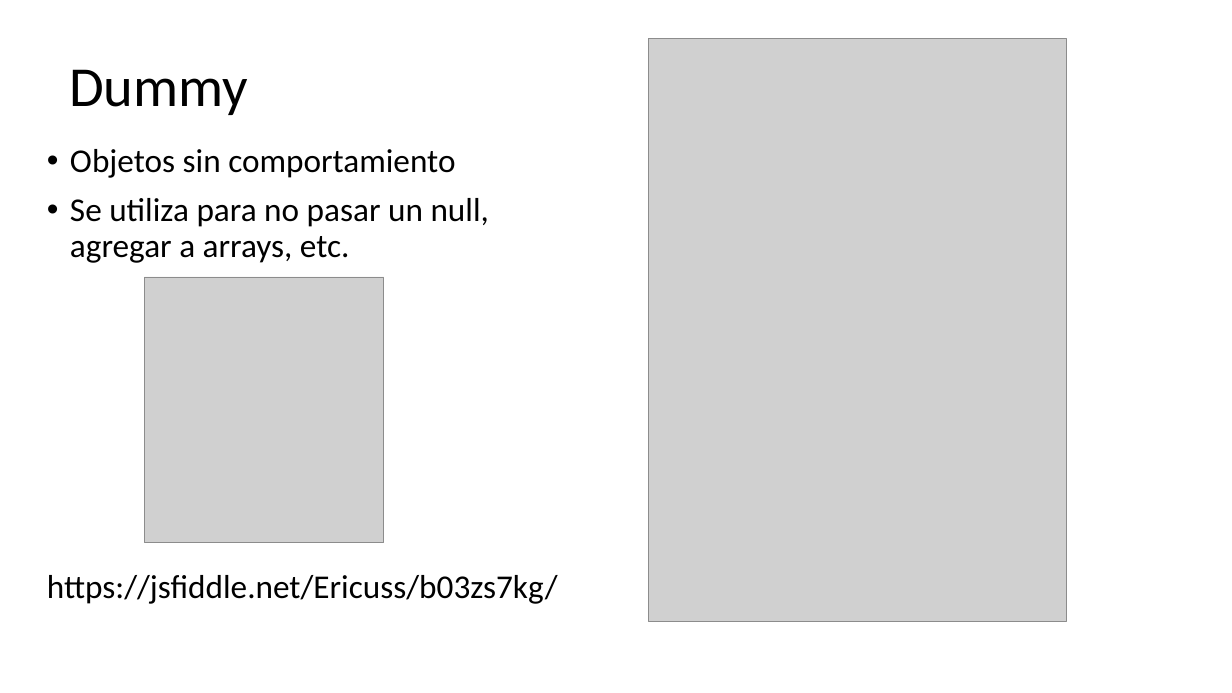
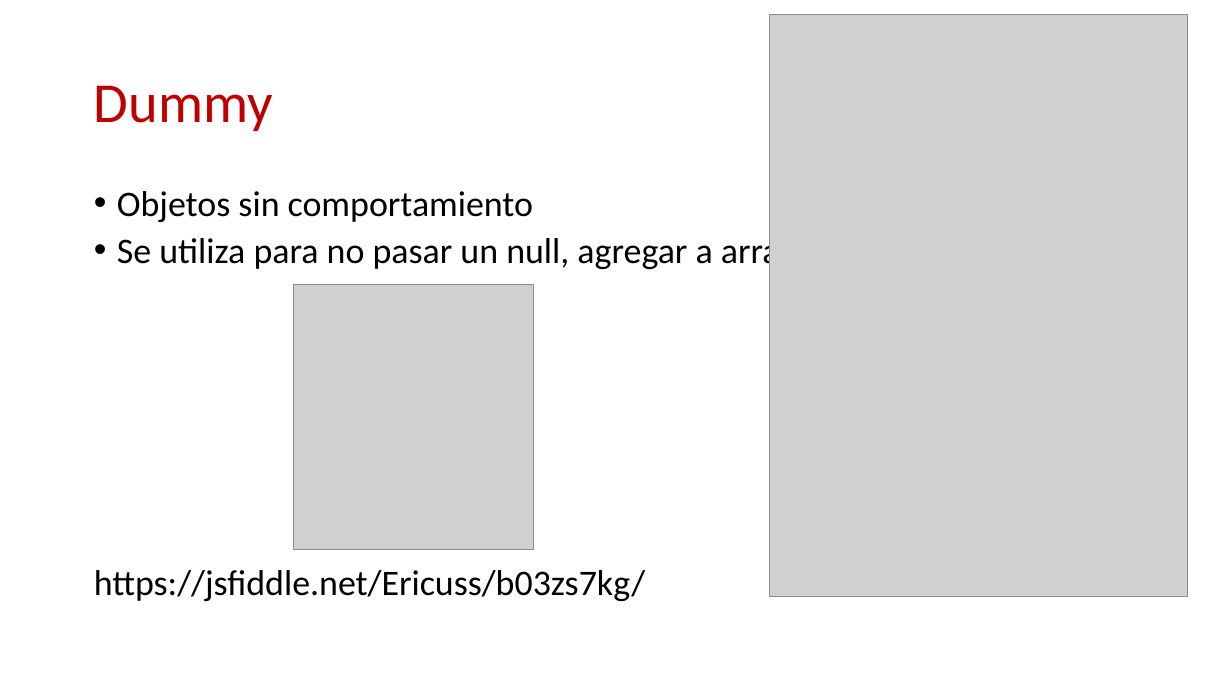
Before and after one commit to ericuss/TDD-Miercolex-Tokiota, a slide deck: slide 4 of Documentacion/jasmine.pptx. Drawn at 1232x693 pixels with LibreOffice and Linux fonts; fonts in the diff are those of the drawing; grey boxes stand for pictures; background and template pictures are left out. Boxes give left, top, right and bottom in pixels: in the first picture for what was removed or moved away, otherwise in the second. Text is boxed around its words. In the diff, an @@ line names an element or a change of style, - is before the commit and + after.

```diff
--- a/Documentacion/jasmine.pptx
+++ b/Documentacion/jasmine.pptx
@@ picture: place and size @@
-picture at [649, 39, 1067, 621]
+picture at [770, 14, 1188, 596]
@@ title "Dummy": place and size @@
-title "Dummy" at [69, 69, 248, 115]
+title "Dummy" at [94, 85, 273, 131]
@@ title "Dummy" at [94, 85, 273, 131]: text colour #000000 to #C00000 @@
@@ text "Objetos sin comportamiento": place and size @@
-text "Objetos sin comportamiento" at [47, 149, 558, 604]
+text "Objetos sin comportamiento" at [94, 191, 818, 601]
@@ text "Objetos sin comportamiento" at [94, 191, 818, 601]: size 25.9 to 28 pt; line spacing 0.9 to 0.8 @@
@@ picture: place and size @@
-picture at [144, 277, 384, 543]
+picture at [294, 284, 533, 550]
```
Also in this commit, not shown: 5 other slides changed, 5 slides added, 1 slide removed.
